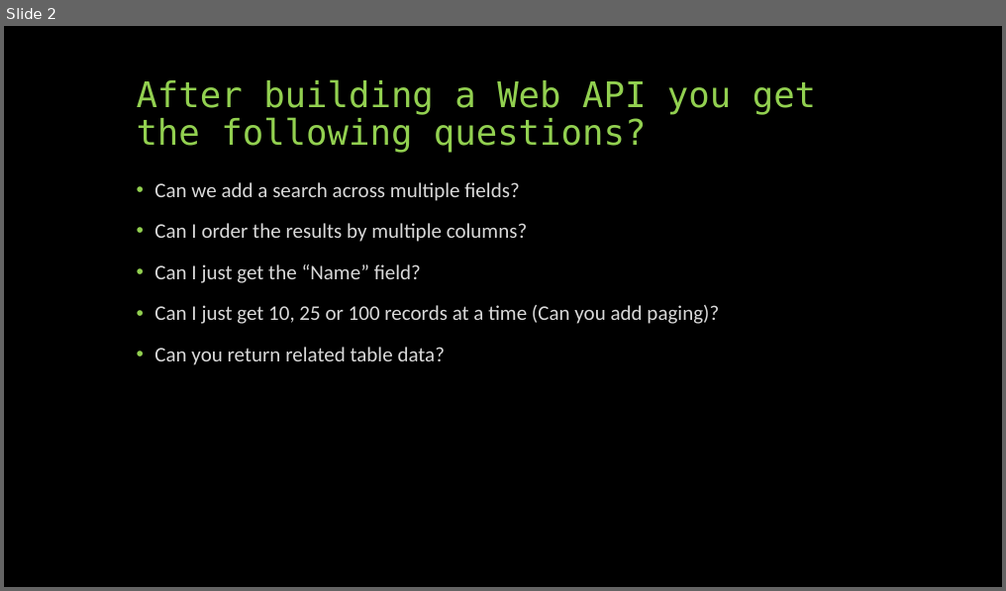
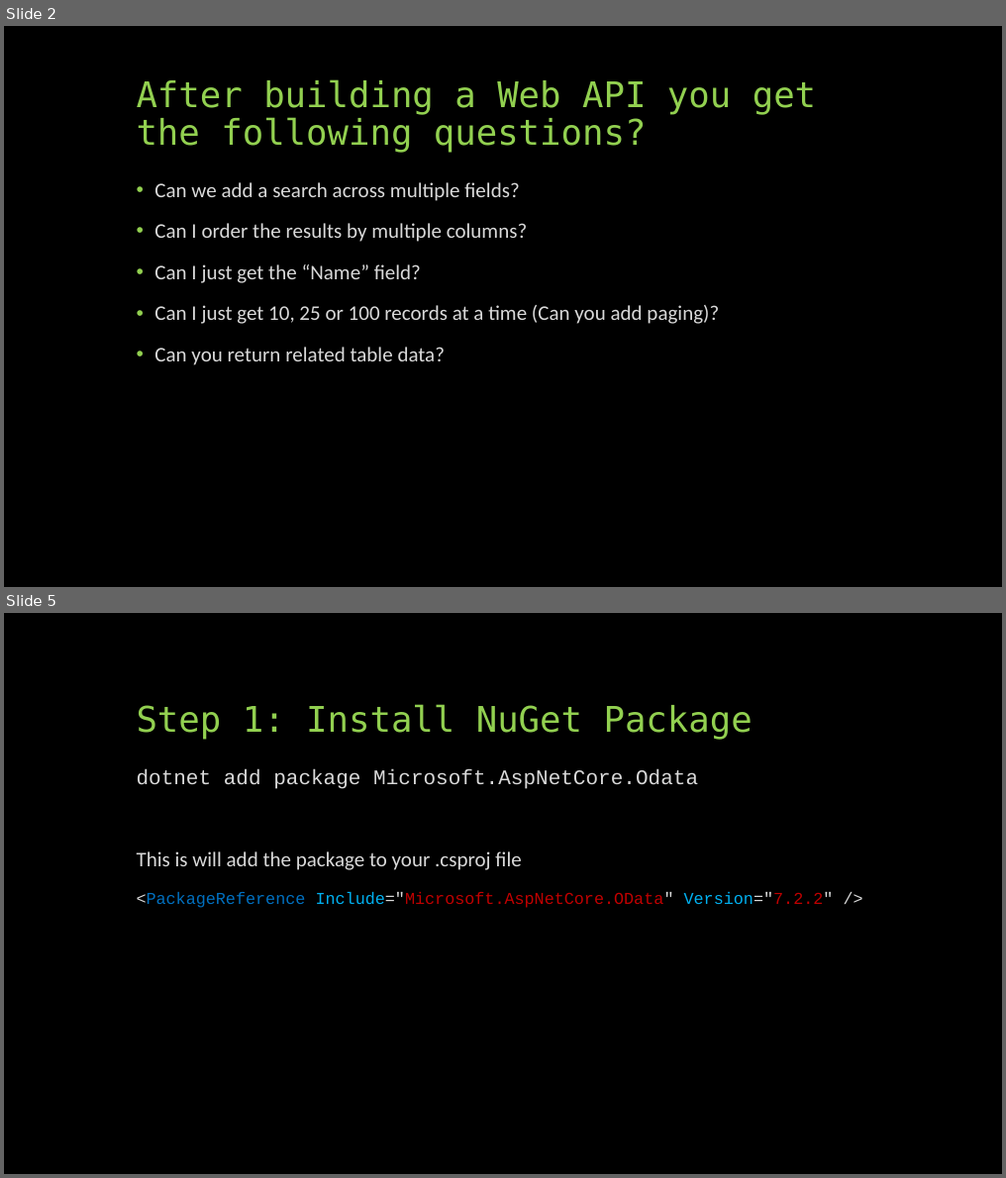
Before and after one commit to jeff-maxwell/mtg-api, a slide deck: Slides.pptx. Shown one above the other, each under a label of ours: slide 2 before the commit, slides 2 and 5 after it; the slides between them are not shown. The pictures are 1006x591 and 1006x1178 pixels, drawn with LibreOffice and Linux fonts; fonts in the diff are those of the drawing. Boxes give left, top, right and bottom in pixels: in the first picture for what was removed or moved away, otherwise in the second. Text is boxed around its words. In the diff, an @@ line names an element or a change of style, - is before the commit and + after.

```diff
--- a/Slides.pptx
+++ b/Slides.pptx
@@ slide 5 added at <box>4,613,1002,1174</box>, background #000000 @@
@@ title added at <box>137,704,752,740</box>, 34 pt, text #92D050 @@
+Step 1: Install NuGet Package
@@ text added at <box>137,769,834,908</box>, 20 pt, text #D9D9D9 @@
+dotnet add package Microsoft.AspNetCore.Odata
+This is will add the package to your .csproj file
+<PackageReference Include="Microsoft.AspNetCore.OData" Version="7.2.2" />
```
Also in this commit, not shown: 2 slides changed, 5 other slides added, 1 other file.
